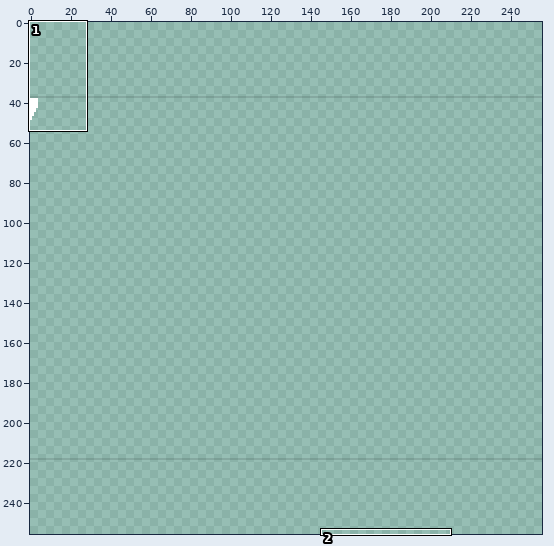
One commit to this pixel-art file: src/assets/cla/textures/font/screen/transition/slash.aseprite. The first picture is a wide view before the edit; the outline marks the close-up.
Close-up. Before the edit:
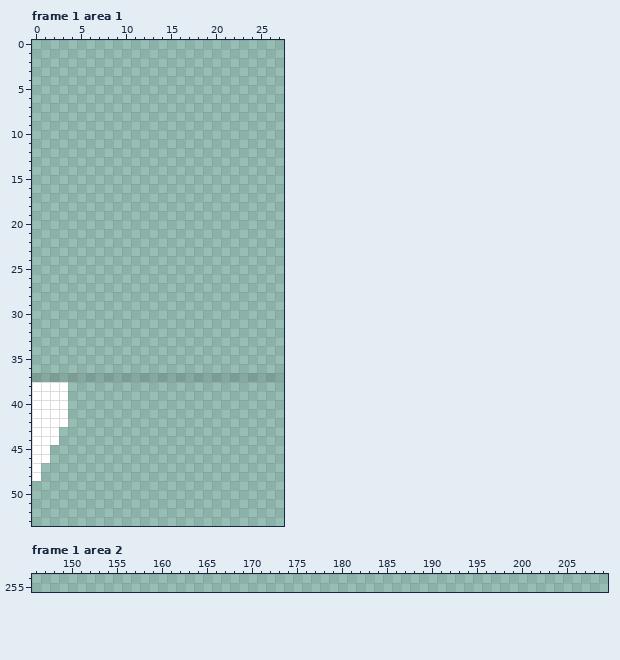
256x256 pixels, 40 frames. Shown: frame 1 area 1: x 0..27, y 0..53; frame 1 area 2: x 146..209, y 254..255. The commit also changed other frames or places, which this record leaves out.
The result:
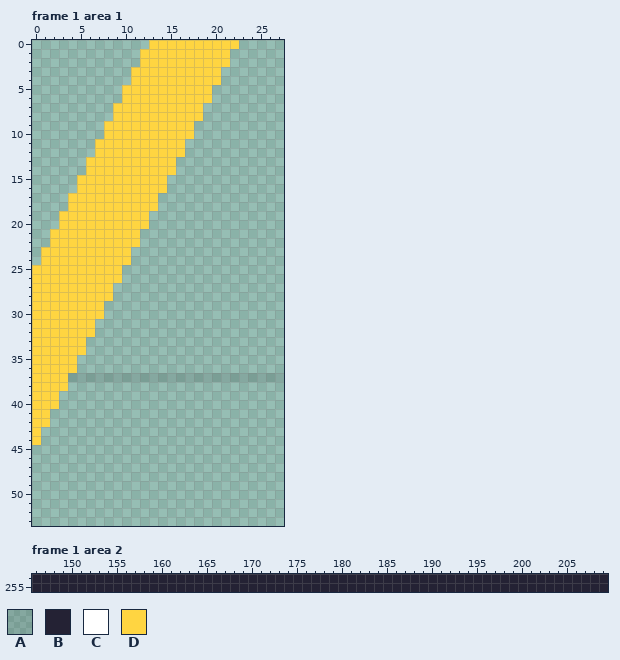
Palette (. is transparent): A #0606081e  B #242234  C #ffffff  D #ffd541
Difference:
{"where": "frame 1 area 1"}
{"frame":1,"y":0,"x":13,"old":"..........","new":"DDDDDDDDDD"}
{"frame":1,"y":1,"x":12,"old":"..........","new":"DDDDDDDDDD"}
{"frame":1,"y":2,"x":12,"old":"..........","new":"DDDDDDDDDD"}
{"frame":1,"y":3,"x":11,"old":"..........","new":"DDDDDDDDDD"}
{"frame":1,"y":4,"x":11,"old":"..........","new":"DDDDDDDDDD"}
{"frame":1,"y":5,"x":10,"old":"..........","new":"DDDDDDDDDD"}
{"frame":1,"y":6,"x":10,"old":"..........","new":"DDDDDDDDDD"}
{"frame":1,"y":7,"x":9,"old":"..........","new":"DDDDDDDDDD"}
{"frame":1,"y":8,"x":9,"old":"..........","new":"DDDDDDDDDD"}
{"frame":1,"y":9,"x":8,"old":"..........","new":"DDDDDDDDDD"}
{"frame":1,"y":10,"x":8,"old":"..........","new":"DDDDDDDDDD"}
{"frame":1,"y":11,"x":7,"old":"..........","new":"DDDDDDDDDD"}
{"frame":1,"y":12,"x":7,"old":"..........","new":"DDDDDDDDDD"}
{"frame":1,"y":13,"x":6,"old":"..........","new":"DDDDDDDDDD"}
{"frame":1,"y":14,"x":6,"old":"..........","new":"DDDDDDDDDD"}
{"frame":1,"y":15,"x":5,"old":"..........","new":"DDDDDDDDDD"}
{"frame":1,"y":16,"x":5,"old":"..........","new":"DDDDDDDDDD"}
{"frame":1,"y":17,"x":4,"old":"..........","new":"DDDDDDDDDD"}
{"frame":1,"y":18,"x":4,"old":"..........","new":"DDDDDDDDDD"}
{"frame":1,"y":19,"x":3,"old":"..........","new":"DDDDDDDDDD"}
{"frame":1,"y":20,"x":3,"old":"..........","new":"DDDDDDDDDD"}
{"frame":1,"y":21,"x":2,"old":"..........","new":"DDDDDDDDDD"}
{"frame":1,"y":22,"x":2,"old":"..........","new":"DDDDDDDDDD"}
{"frame":1,"y":23,"x":1,"old":"..........","new":"DDDDDDDDDD"}
{"frame":1,"y":24,"x":1,"old":"..........","new":"DDDDDDDDDD"}
{"frame":1,"y":25,"x":0,"old":"..........","new":"DDDDDDDDDD"}
{"frame":1,"y":26,"x":0,"old":"..........","new":"DDDDDDDDDD"}
{"frame":1,"y":27,"x":0,"old":".........","new":"DDDDDDDDD"}
{"frame":1,"y":28,"x":0,"old":".........","new":"DDDDDDDDD"}
{"frame":1,"y":29,"x":0,"old":"........","new":"DDDDDDDD"}
{"frame":1,"y":30,"x":0,"old":"........","new":"DDDDDDDD"}
{"frame":1,"y":31,"x":0,"old":".......","new":"DDDDDDD"}
{"frame":1,"y":32,"x":0,"old":".......","new":"DDDDDDD"}
{"frame":1,"y":33,"x":0,"old":"......","new":"DDDDDD"}
{"frame":1,"y":34,"x":0,"old":"......","new":"DDDDDD"}
{"frame":1,"y":35,"x":0,"old":".....","new":"DDDDD"}
{"frame":1,"y":36,"x":0,"old":".....","new":"DDDDD"}
{"frame":1,"y":37,"x":0,"old":"AAAA","new":"DDDD"}
{"frame":1,"y":38,"x":0,"old":"CCCC","new":"DDDD"}
{"frame":1,"y":39,"x":0,"old":"CCCC","new":"DDD."}
{"frame":1,"y":40,"x":0,"old":"CCCC","new":"DDD."}
{"frame":1,"y":41,"x":0,"old":"CCCC","new":"DD.."}
{"frame":1,"y":42,"x":0,"old":"CCCC","new":"DD.."}
{"frame":1,"y":43,"x":0,"old":"CCC","new":"D.."}
{"frame":1,"y":44,"x":0,"old":"CCC","new":"D.."}
{"frame":1,"y":45,"x":0,"old":"CC","new":".."}
{"frame":1,"y":46,"x":0,"old":"CC","new":".."}
{"frame":1,"y":47,"x":0,"old":"C","new":"."}
{"frame":1,"y":48,"x":0,"old":"C","new":"."}
{"where": "frame 1 area 2"}
{"frame":1,"y":254,"x":146,"old":"................................................................","new":"BBBBBBBBBBBBBBBBBBBBBBBBBBBBBBBBBBBBBBBBBBBBBBBBBBBBBBBBBBBBBBBB"}
{"frame":1,"y":255,"x":146,"old":"................................................................","new":"BBBBBBBBBBBBBBBBBBBBBBBBBBBBBBBBBBBBBBBBBBBBBBBBBBBBBBBBBBBBBBBB"}
{"label":"changed","picture_box":[32,40,239,481]}
{"label":"added","picture_box":[32,574,608,592]}
